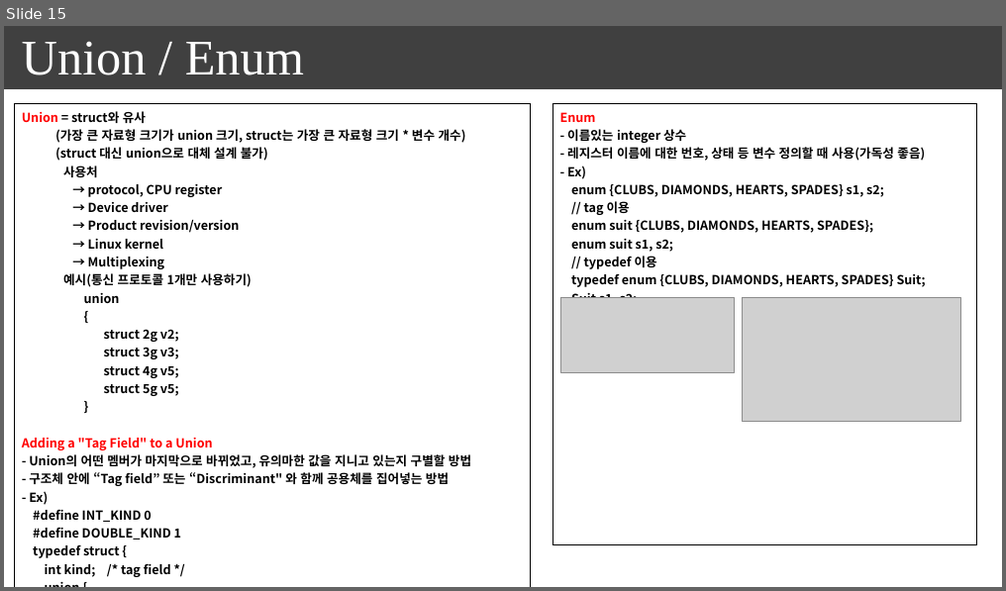
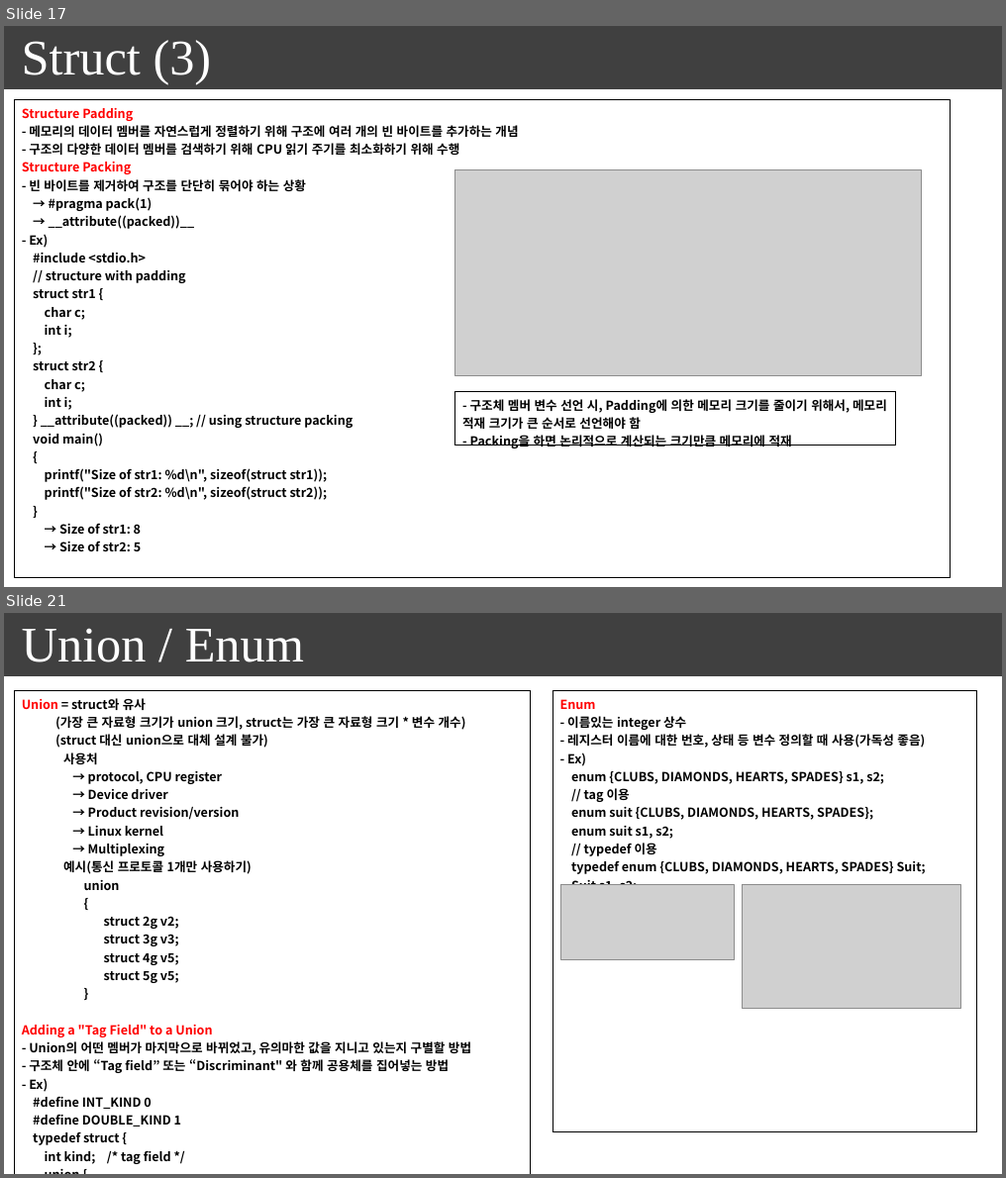
Before and after one commit to seonghokim/Study, a slide deck: everything in c.pptx. Shown one above the other, each under a label of ours: slide 15 before the commit, slides 17 and 21 after it; the slides between them are not shown. The pictures are 1006x591 and 1006x1178 pixels, drawn with LibreOffice and Linux fonts; fonts in the diff are those of the drawing; grey boxes stand for pictures. Boxes give left, top, right and bottom in pixels: in the first picture for what was removed or moved away, otherwise in the second. Text is boxed around its words. In the diff, an @@ line names an element or a change of style, - is before the commit and + after.

```diff
--- a/everything in c.pptx
+++ b/everything in c.pptx
@@ slide 17 added at [4, 26, 1002, 587], background #FFFFFF; not listed: 1 template element that a slide beside it also shows @@
@@ text added at [22, 40, 212, 84], 48 pt, text #FFFFFF @@
+Struct (3)
@@ table added at [15, 100, 950, 556], 1 rows, 1 columns @@
+Structure Padding / - 메모리의 데이터 멤버를 자연스럽게 정렬하기 위해 구조에 여러 개의 빈 바이트를 추가하는 개념 / - 구조의 다양한 데이터 멤버를 검색하기 위해 CPU 읽기 주기를 최소화하기 위해 수행 / Structure Packing / - 빈 바이트를 제거하여 구조를 단단히 묶어야 하는 상황 / → #pragma pack(1) / → __attribute((packed))__ / - Ex) / #include <stdio.h> / // structure with padding / struct str1 { / char c; / int i; / }; / struct str2 { / char c; / int i; / } __attribute((packed)) __; // using structure packing / void main() / { / printf("Size of str1: %d\n", sizeof(struct str1)); / printf("Size of str2: %d\n", sizeof(struct str2)); / } / → Size of str1: 8 / → Size of str2: 5
@@ picture added at [455, 171, 922, 376] @@
@@ table added at [455, 392, 896, 453], 1 rows, 1 columns @@
+- 구조체 멤버 변수 선언 시, Padding에 의한 메모리 크기를 줄이기 위해서, 메모리 적재 크기가 큰 순서로 선언해야 함 / - Packing을 하면 논리적으로 계산되는 크기만큼 메모리에 적재
@@ what was slide 15 is now slide 21 @@
```
Also in this commit, not shown: 7 slides changed, 6 other slides added, 1 slide removed.
